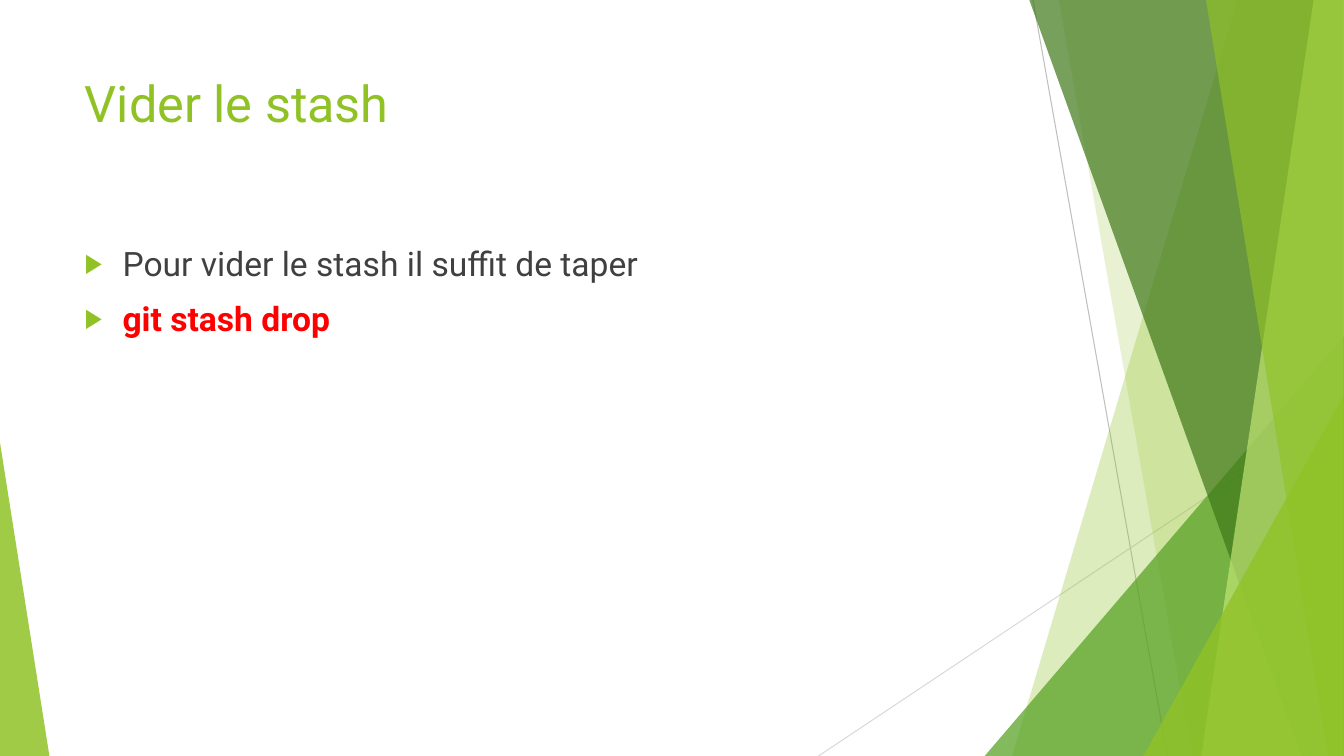
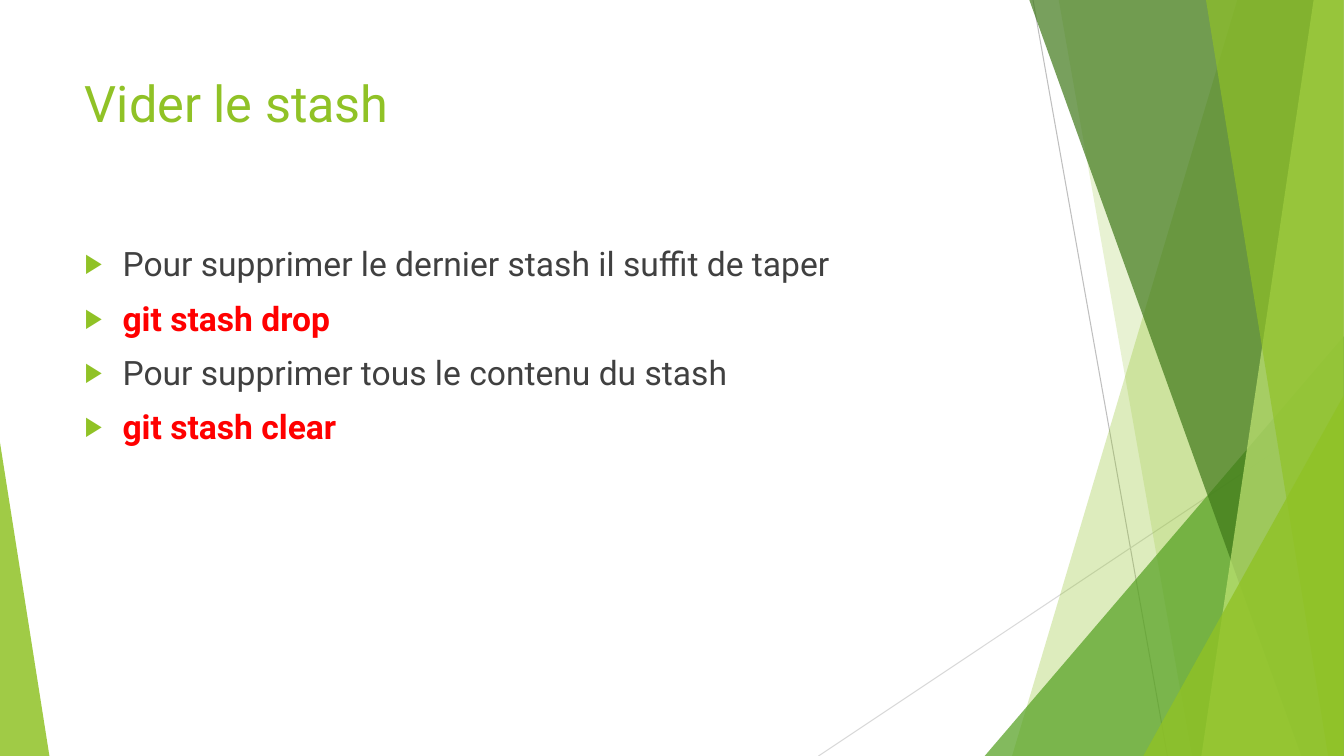
Before and after one commit to ousrah/dev201_24, a slide deck: slide 60 of 2 - Approche agile/5 - GIT/Formation Git.pptx. Drawn at 1344x756 pixels with LibreOffice and Linux fonts; fonts in the diff are those of the drawing. Boxes give left, top, right and bottom in pixels: in the first picture for what was removed or moved away, otherwise in the second. Text is boxed around its words. In the diff, an @@ line names an element or a change of style, - is before the commit and + after.

```diff
--- a/2 - Approche agile/5 - GIT/Formation Git.pptx
+++ b/2 - Approche agile/5 - GIT/Formation Git.pptx
@@ text at <box>123,250,829,283</box>: text changed @@
-▶ Pour vider le stash il suffit de taper
+▶ Pour supprimer le dernier stash il suffit de taper
@@ text at <box>123,360,727,446</box>: paragraphs added @@
+▶ Pour supprimer tous le contenu du stash
+▶ git stash clear
```
Also in this commit, not shown: 2 other slides changed, 1 other file.
